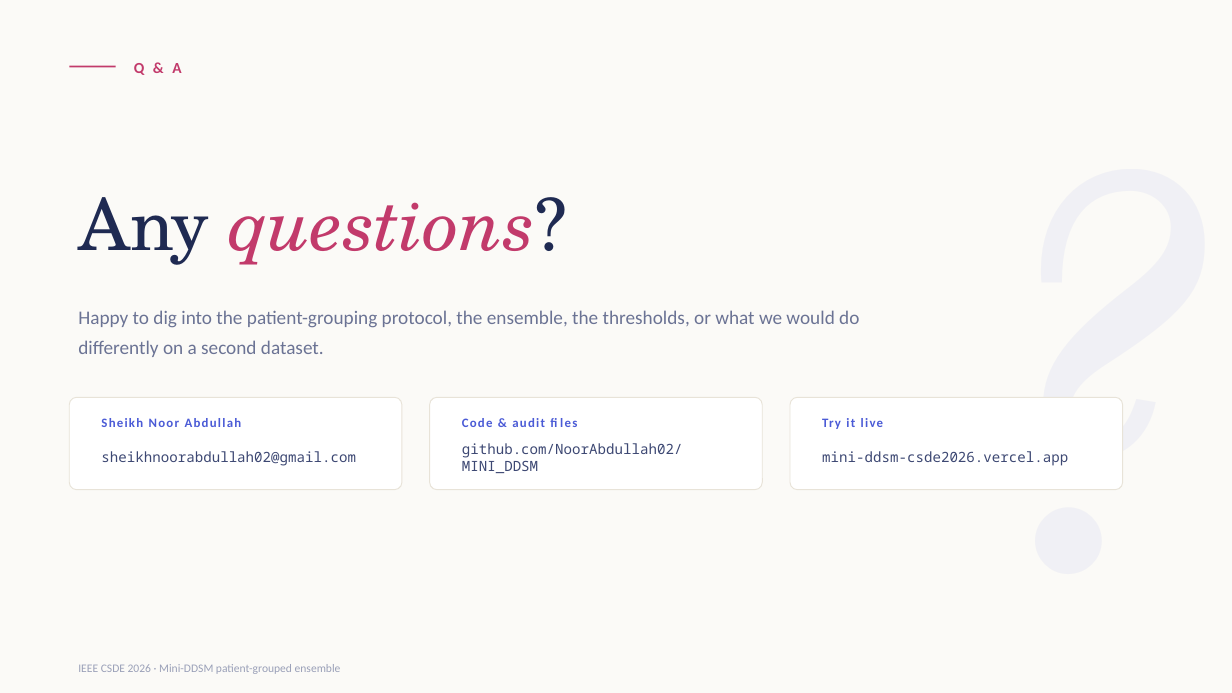
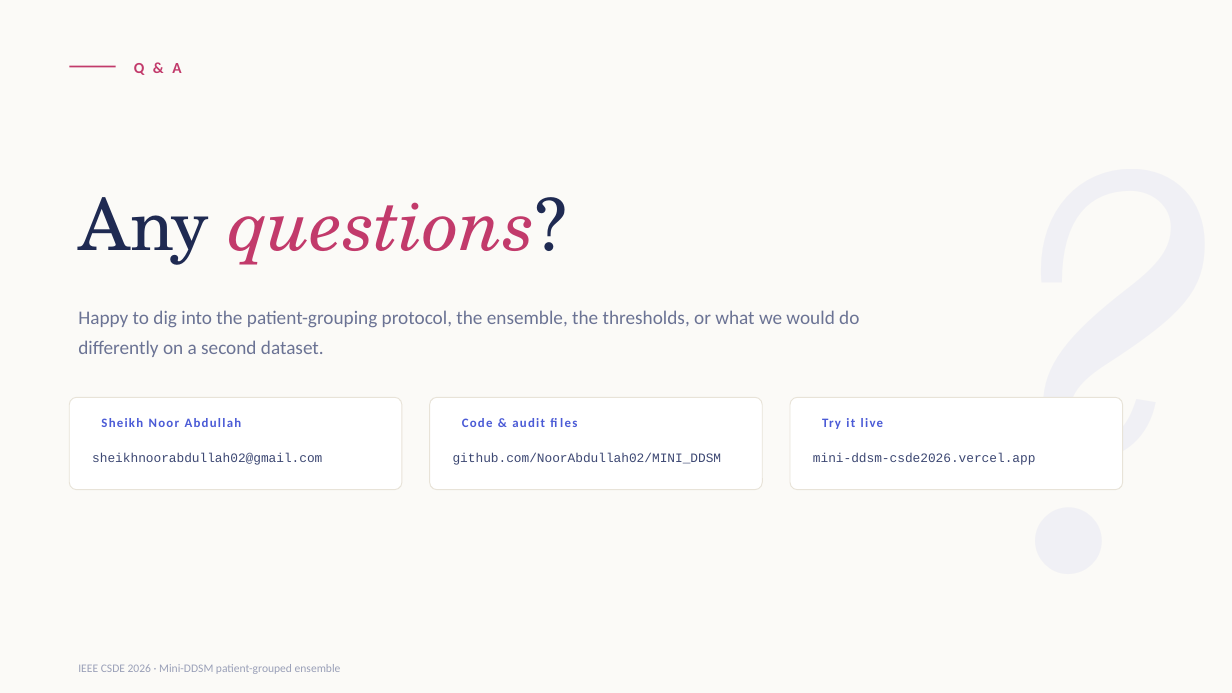
Before and after one commit to NoorAbdullah02/MINI_DDSM, a slide deck: slide 14 of Mini-DDSM-CSDE2026-Presentation.pptx. Drawn at 1232x693 pixels with LibreOffice and Linux fonts; fonts in the diff are those of the drawing. Boxes give left, top, right and bottom in pixels: in the first picture for what was removed or moved away, otherwise in the second. Text is boxed around its words. In the diff, an @@ line names an element or a change of style, - is before the commit and + after.

Commit message:
fix(pptx): visual bugs found by actually rendering it in LibreOffice
Installed LibreOffice portably (no root) to render every slide to PNG
and check it for real, not just structurally. Found and fixed:
- Motivation bar chart showed "2" for every value — added an explicit
  0.00 number format so 2.30 / 2.30 / 2.43 render correctly
- The train/test patient squares on "The problem" slide had no
  labels, unlike the website's version — added P1/P2/... text so the
  leak is legible without the live page's interactivity
- Consolas (Windows-only) made several long URL/email strings wrap
  mid-word with a visible gap when LibreOffice substituted a
  differently-metriced font; switched to Courier New (universally
  available) and widened the affected text boxes for margin

Re-rendered after each fix and visually confirmed all 14 slides.

```diff
--- a/Mini-DDSM-CSDE2026-Presentation.pptx
+++ b/Mini-DDSM-CSDE2026-Presentation.pptx
@@ text "sheikhnoorabdullah02@gmail.com": place and size @@
-text "sheikhnoorabdullah02@gmail.com" at <box>101,451,356,466</box>
+text "sheikhnoorabdullah02@gmail.com" at <box>92,452,322,465</box>
@@ text "github.com/NoorAbdullah02/MINI_DDSM": place and size @@
-text "github.com/NoorAbdullah02/MINI_DDSM" at <box>462,443,683,473</box>
+text "github.com/NoorAbdullah02/MINI_DDSM" at <box>453,452,722,465</box>
@@ size 11 to 10 pt, font Noto Sans Mono to Courier New in 3 elements at <box>92,452,322,465</box>, <box>453,452,722,465</box>, <box>813,452,1036,465</box> @@
@@ text "mini-ddsm-csde2026.vercel.app": place and size @@
-text "mini-ddsm-csde2026.vercel.app" at <box>822,451,1068,466</box>
+text "mini-ddsm-csde2026.vercel.app" at <box>813,452,1036,465</box>
```
Also in this commit, not shown: 6 other slides changed, 1 other file.
